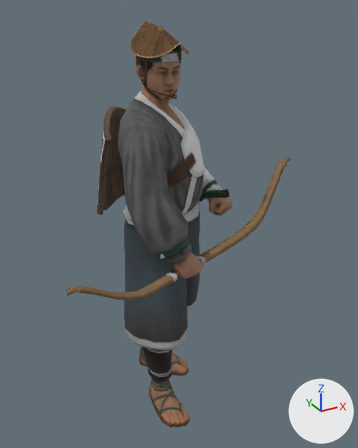
Two versions of the glTF model public/assets/unit-models/142-yumiarcher.glb, one commit apart.
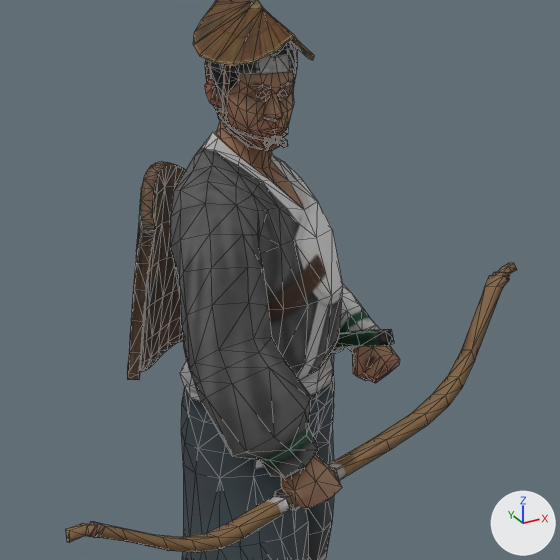
Old and new are each drawn whole from a camera (50 mm lens) standing at (-1.12, -2.2, 2.18) and looking at (0.07, -0.03, 1.1) and again close up on the part from 9% to 87% of the width and 6% to 68% of the height. The axes (+X, +Y, +Z) are drawn at lower right. The lights are the same throughout. The last two pictures show the newer version. The close-ups show mesh edges as thin lines. Vertices at exactly the same position are counted once.

Before the edit, the objects in view are built like this:
```python
me_mesh_0 = bpy.data.meshes.new('Mesh_0')
me_mesh_0.from_pydata(...)  # 1725 vertices, 3210 faces; spans x -0.68..0.75, y -0.45..0.38, z 0.0..2.12
# faces by material slot: [2062, 524, 212, 412]
me_mesh_0.materials.append(mat_material_0)  # picture img_image_0
me_mesh_0.materials.append(mat_material_1)  # picture img_image_1
me_mesh_0.materials.append(mat_material_2)  # picture img_image_2
me_mesh_0.materials.append(mat_material_3)  # picture img_image_3
ob_mesh_0 = bpy.data.objects.new('Mesh_0', me_mesh_0)
ob_mesh_0.location = (0.0, 0.0, 0.0)
```
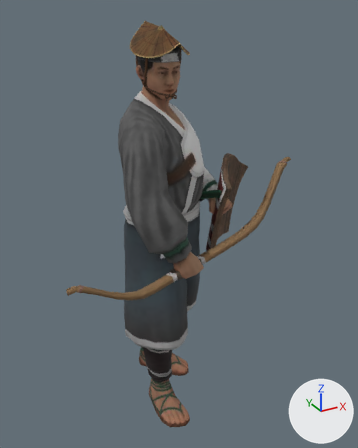
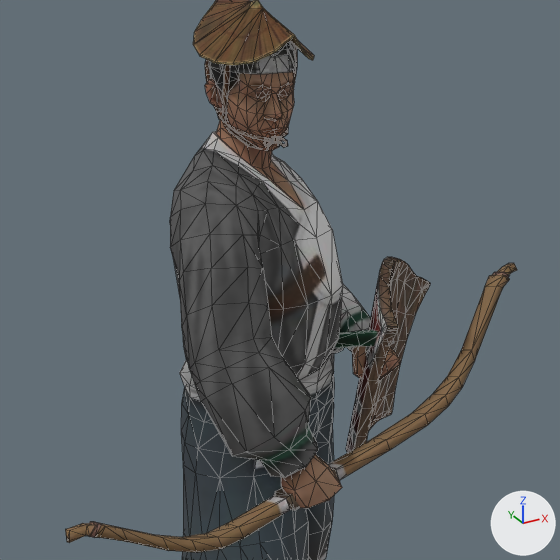
Scene script edits in JSON lines:
```json
{"block": "me_mesh_0", "where": "# used by ob_mesh_0; location = (0.0, 0.0, 0.0)"}
{"op": "remove", "block": "me_mesh_0", "code": "me_mesh_0.from_pydata(...)  # 1725 vertices, 3210 faces; spans x -0.68..0.75, y -0.45..0.38, z 0.0..2.12"}
{"op": "add", "block": "me_mesh_0", "code": "me_mesh_0.from_pydata(...)  # 1725 vertices, 3210 faces; spans x -0.68..0.75, y -0.45..0.36, z 0.0..2.12"}
{"block": "me_mesh_0", "change": "me_mesh_0 part 1: the loose piece of 208 vertices spanning x -0.33..0.03, y 0.03..0.38, z 1.13..1.71 is moved by (0.55, -0.25, -0.27)"}
```

What differs and where, as boxes (x1, y1, x2, y2) in the close-ups (560 x 560 px; the box of a moved part takes in the faces that stretch with it):
```json
{"part": 1, "of": "me_mesh_0", "change": "moved or reshaped", "before": [127, 161, 186, 380], "after": [346, 257, 430, 453]}
```
